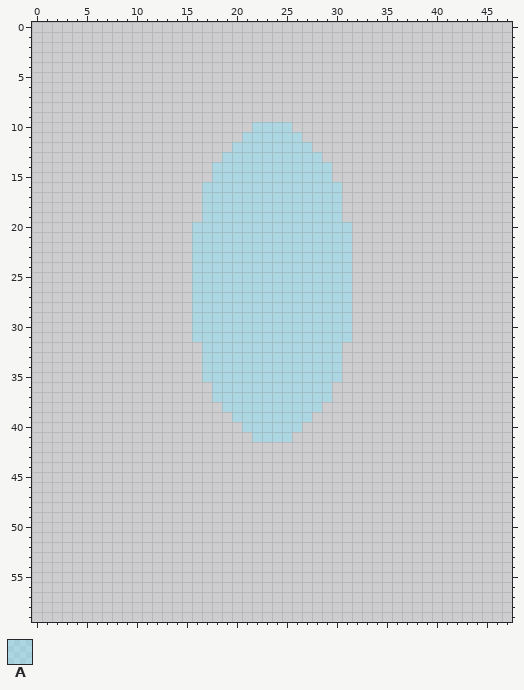
Two versions of one pixel-art file, Recoil/Assets/Aseprite/Objects/warp-pad.aseprite. Above is the file before it was changed.
48x60 pixels, 1 frame.
Palette (. is transparent): A #89e0f27d
New version:
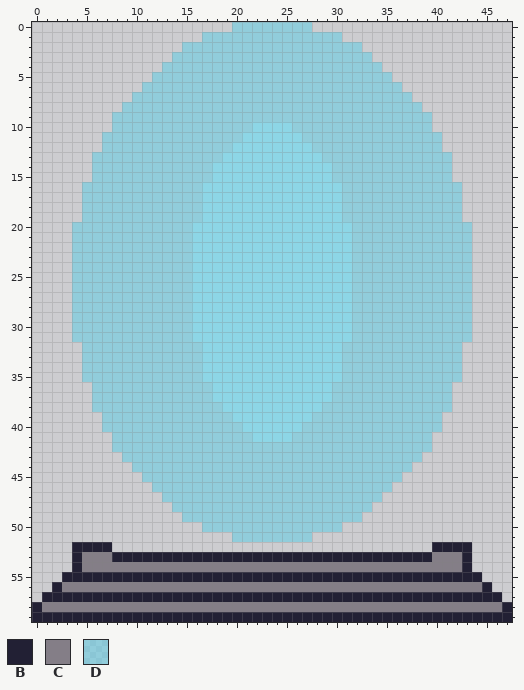
Colours new in this view: B #222034  C #847e87  D #5fcde48b
Edits made:
layer "Layer 1" now shown
colour A: #89e0f27d -> #7ad9edc4
Layer "Layer 1":
y 0: x 20..27 ........ -> DDDDDDDD
y 1: x 17..30 .............. -> DDDDDDDDDDDDDD
y 2: x 15..32 .................. -> DDDDDDDDDDDDDDDDDD
y 3: x 14..33 .................... -> DDDDDDDDDDDDDDDDDDDD
y 4: x 13..34 ...................... -> DDDDDDDDDDDDDDDDDDDDDD
y 5: x 12..35 ........................ -> DDDDDDDDDDDDDDDDDDDDDDDD
y 6: x 11..36 .......................... -> DDDDDDDDDDDDDDDDDDDDDDDDDD
y 7: x 10..37 ............................ -> DDDDDDDDDDDDDDDDDDDDDDDDDDDD
y 8: x 9..38 .............................. -> DDDDDDDDDDDDDDDDDDDDDDDDDDDDDD
y 9: x 8..39 ................................ -> DDDDDDDDDDDDDDDDDDDDDDDDDDDDDDDD
y 10: x 8..21 .............. -> DDDDDDDDDDDDDD; x 26..39 .............. -> DDDDDDDDDDDDDD
y 11: x 7..20 .............. -> DDDDDDDDDDDDDD; x 27..40 .............. -> DDDDDDDDDDDDDD
y 12: x 7..19 ............. -> DDDDDDDDDDDDD; x 28..40 ............. -> DDDDDDDDDDDDD
y 13: x 6..18 ............. -> DDDDDDDDDDDDD; x 29..41 ............. -> DDDDDDDDDDDDD
y 14..15: x 6..17 ............ -> DDDDDDDDDDDD; x 30..41 ............ -> DDDDDDDDDDDD
y 16..19: x 5..16 ............ -> DDDDDDDDDDDD; x 31..42 ............ -> DDDDDDDDDDDD
y 20..31: x 4..15 ............ -> DDDDDDDDDDDD; x 32..43 ............ -> DDDDDDDDDDDD
y 32..35: x 5..16 ............ -> DDDDDDDDDDDD; x 31..42 ............ -> DDDDDDDDDDDD
y 36..37: x 6..17 ............ -> DDDDDDDDDDDD; x 30..41 ............ -> DDDDDDDDDDDD
y 38: x 6..18 ............. -> DDDDDDDDDDDDD; x 29..41 ............. -> DDDDDDDDDDDDD
y 39: x 7..19 ............. -> DDDDDDDDDDDDD; x 28..40 ............. -> DDDDDDDDDDDDD
y 40: x 7..20 .............. -> DDDDDDDDDDDDDD; x 27..40 .............. -> DDDDDDDDDDDDDD
y 41: x 8..21 .............. -> DDDDDDDDDDDDDD; x 26..39 .............. -> DDDDDDDDDDDDDD
y 42: x 8..39 ................................ -> DDDDDDDDDDDDDDDDDDDDDDDDDDDDDDDD
y 43: x 9..38 .............................. -> DDDDDDDDDDDDDDDDDDDDDDDDDDDDDD
y 44: x 10..37 ............................ -> DDDDDDDDDDDDDDDDDDDDDDDDDDDD
y 45: x 11..36 .......................... -> DDDDDDDDDDDDDDDDDDDDDDDDDD
y 46: x 12..35 ........................ -> DDDDDDDDDDDDDDDDDDDDDDDD
y 47: x 13..34 ...................... -> DDDDDDDDDDDDDDDDDDDDDD
y 48: x 14..33 .................... -> DDDDDDDDDDDDDDDDDDDD
y 49: x 15..32 .................. -> DDDDDDDDDDDDDDDDDD
y 50: x 17..30 .............. -> DDDDDDDDDDDDDD
y 51: x 20..27 ........ -> DDDDDDDD
y 52: x 4..7 .... -> BBBB; x 40..43 .... -> BBBB
y 53: x 4..43 ........................................ -> BCCCBBBBBBBBBBBBBBBBBBBBBBBBBBBBBBBBCCCB
y 54: x 4..43 ........................................ -> BCCCCCCCCCCCCCCCCCCCCCCCCCCCCCCCCCCCCCCB
y 55: x 3..44 .......................................... -> BBBBBBBBBBBBBBBBBBBBBBBBBBBBBBBBBBBBBBBBBB
y 56: x 2..45 ............................................ -> BCCCCCCCCCCCCCCCCCCCCCCCCCCCCCCCCCCCCCCCCCCB
y 57: x 1..46 .............................................. -> BBBBBBBBBBBBBBBBBBBBBBBBBBBBBBBBBBBBBBBBBBBBBB
y 58: x 0..47 ................................................ -> BCCCCCCCCCCCCCCCCCCCCCCCCCCCCCCCCCCCCCCCCCCCCCCB
y 59: x 0..47 ................................................ -> BBBBBBBBBBBBBBBBBBBBBBBBBBBBBBBBBBBBBBBBBBBBBBBB
Boxes around the changes in both pictures, in picture pixels (x1, y1, x2, y2):
changed: (32, 22, 512, 622)
